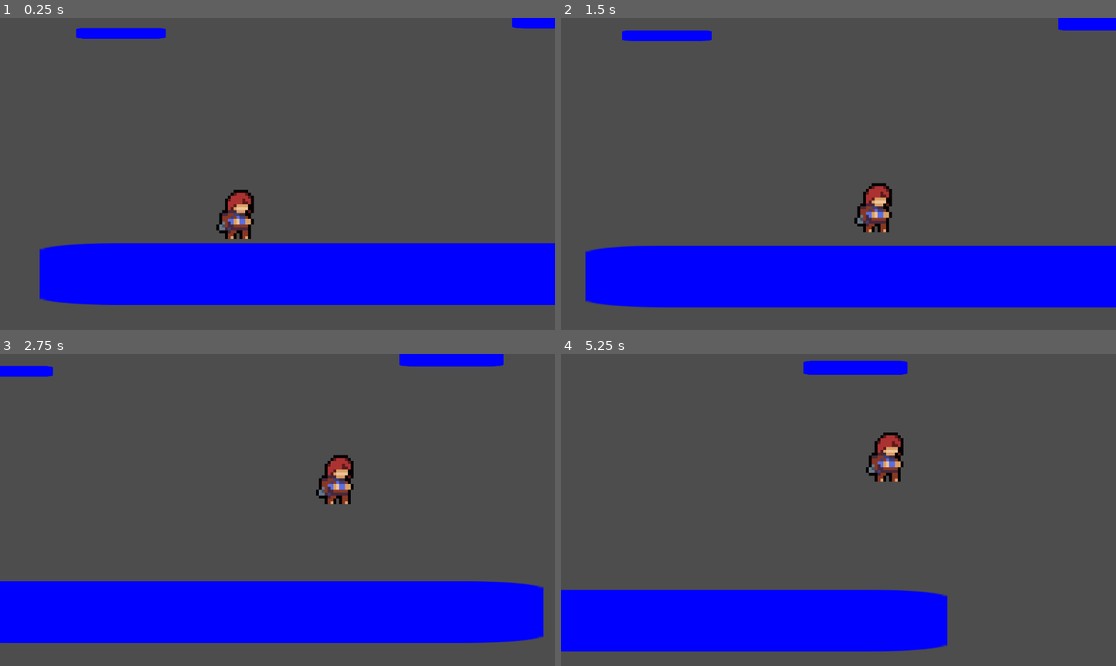
Above: before the commit, frames 1-4 (two rows, left to right).
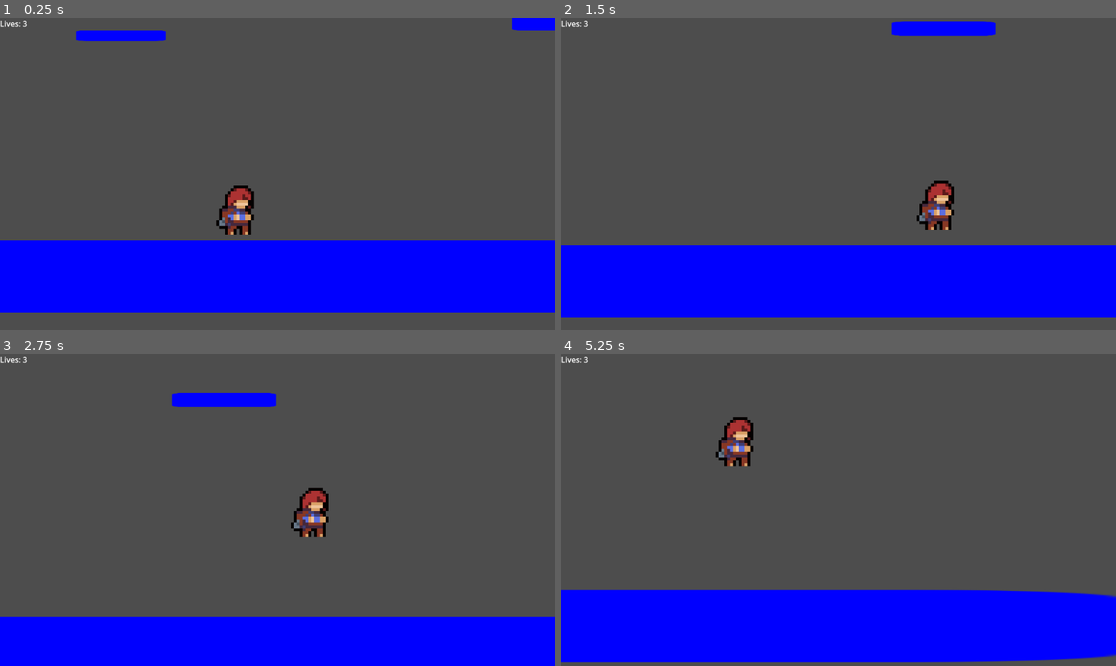
Above: after the commit, the same moments.

Repository: DonThaKidd/Celeste-Clone
Game: Godot game, scene res://main.tscn
Same seed, same stepped clock (60 frames per second), same inputs: the game is played once before the commit and once after it. The engine's default icon, where the game draws it, is replaced by a stand-in: a white triangle on a blue panel in a dark square.
Inputs (mouse positions are in pixels of both pictures, inside the frame that each line leads up to):
- Up to frame 1 (0.25 s): no input
- Up to frame 2 (1.5 s): move the mouse to (960, 158) at 0.52 s; hold Shift (dash) 0.53-1.28 s; hold D (right) from 0.53 s (still down); tap Space (jump) at 0.77, 0.8, 1.07, 1.35 s; move the mouse to (727, 189) at 1.27 s
- Up to frame 3 (2.75 s): tap Space (jump) at 1.52, 1.82 s; tap Shift (dash) at 1.55 s; move the mouse to (333, 441) at 2.02 s; release D (right) at 2.03 s; hold A (left) from 2.03 s (still down); hold Space (jump) from 2.03 s (still down); click (333, 441) at 2.1 s
- Up to frame 4 (5.25 s): move the mouse to (810, 572) at 2.77 s; release A (left) at 2.78 s; release Space (jump) at 2.78 s; hold D (right) 2.78-4.28 s; tap Shift (dash) at 2.85, 4.55 s; tap Space (jump) at 3.02, 3.32, 3.77, 3.8, 4.07, 4.35, 4.52, 4.82 s; move the mouse to (1005, 556) at 3.52 s; hold Shift (dash) 3.53-4.28 s; move the mouse to (672, 463) at 4.27 s; hold A (left) 4.28-5.03 s; move the mouse to (866, 510) at 5.02 s; hold D (right) from 5.03 s (still down); hold Space (jump) from 5.03 s (still down); click (866, 510) at 5.1 s

The runs differ from the first frame. In frame 1, 6.2% of the frame differs, in the area x 0-100%, y 0-95%; in frame 2, 8.1%; in frame 3, 23%, in the area x 0-100%, y 0-100%; in frame 4, 12%.

Commit message:
reimplemented dash
Added dashing back into the project after it had a bug previously.

- attempted to make a lives system, did not work well.
- attempted to fix the dashing infinitely bug.

Diff:
--- /dev/null
+++ b/canvas_layer.tscn
@@ -0,0 +1,18 @@
+[gd_scene format=3 uid="uid://csatwjqjx5te1"]
+
+[node name="CanvasLayer" type="CanvasLayer"]
+layer = 2
+
+[node name="Control" type="Control" parent="."]
+layout_mode = 3
+anchors_preset = 15
+anchor_right = 1.0
+anchor_bottom = 1.0
+grow_horizontal = 2
+grow_vertical = 2
+
+[node name="Label" type="Label" parent="Control"]
+layout_mode = 0
+offset_right = 40.0
+offset_bottom = 23.0
+text = "Lives: 3"
--- a/main.tscn
+++ b/main.tscn
@@ -1,16 +1,21 @@
-[gd_scene load_steps=4 format=3 uid="uid://kjwv0djj2s2d"]
+[gd_scene load_steps=5 format=3 uid="uid://kjwv0djj2s2d"]
 
 [ext_resource type="PackedScene" uid="uid://dashfxgddwaoh" path="res://player/player.tscn" id="1_vfcjs"]
 [ext_resource type="Texture2D" uid="uid://di40tw2wtc8xv" path="res://icon.svg" id="2_6h7wa"]
+[ext_resource type="PackedScene" uid="uid://csatwjqjx5te1" path="res://canvas_layer.tscn" id="3_rvqno"]
 
 [sub_resource type="RectangleShape2D" id="RectangleShape2D_o2btt"]
 size = Vector2(128, 128.5)
 
 [node name="main" type="Node2D"]
 
+[node name="GUI" type="Node2D" parent="."]
+
+[node name="CanvasLayer" parent="GUI" instance=ExtResource("3_rvqno")]
+
 [node name="platform" type="StaticBody2D" parent="."]
 position = Vector2(550, 759)
-scale = Vector2(10, 1)
+scale = Vector2(27.1728, 1.172)
 collision_layer = 16
 
 [node name="Sprite2D" type="Sprite2D" parent="platform"]
--- a/player/player.tscn
+++ b/player/player.tscn
@@ -9,7 +9,7 @@
 height = 102.0
 
 [node name="Player" type="CharacterBody2D"]
-collision_mask = 16
+collision_mask = 18
 script = ExtResource("1_ey7ph")
 
 [node name="Sprite2D" type="Sprite2D" parent="."]
@@ -39,3 +39,15 @@
 
 [node name="Line2D" type="Line2D" parent="GrappleController"]
 points = PackedVector2Array(0, 0, 0, 0)
+
+[node name="Dash" type="Node2D" parent="."]
+
+[node name="dash_timer" type="Timer" parent="Dash"]
+wait_time = 0.25
+
+[node name="dash_cooldown" type="Timer" parent="Dash"]
+wait_time = 1.5
+
+[connection signal="timeout" from="Dash/dash_timer" to="." method="_on_dash_timer_timeout"]
+[connection signal="timeout" from="Dash/dash_cooldown" to="." method="_on_dash_cooldown_timeout"]
+[connection signal="timeout" from="Dash/dash_cooldown" to="." method="_on_dash_timer_timeout"]
--- a/player/scripts/player_rework.gd
+++ b/player/scripts/player_rework.gd
@@ -1,9 +1,13 @@
 extends CharacterBody2D
 
 ## Movement settings
-const speed = 300.0            # Maximum speed
-const acceleration = 700    # Acceleration rate
-const deceleration = 800     # Deceleration rate
+@export var speed = 300.0            # Maximum speed
+@export var acceleration = 1100    # Acceleration rate
+@export var deceleration = 1200     # Deceleration rate
+
+const DASH_SPEED = 900.0
+var dashing = false
+var can_dash = true
 
 @onready var gc := $GrappleController
 
@@ -11,9 +15,9 @@
 var gravity = ProjectSettings.get_setting("physics/2d/default_gravity")
 
 ## jump time graph
-var jump_height : float = 200
-var jump_time_to_peak : float = 0.4
-var jump_time_to_descent : float = 0.2
+@export var jump_height : float = 200
+@export var jump_time_to_peak : float = 0.4
+@export var jump_time_to_descent : float = 0.2
 
 ## math found on GDC.
 var jump_vel : float = ((2.0 * jump_height) / jump_time_to_peak) * -1.0
@@ -23,6 +27,7 @@
 func _physics_process(delta):
 	velocity.y += get_grav() * delta
 
+
 	var input_direction = Vector2.ZERO
 
 
@@ -31,13 +36,32 @@
 		input_direction.x += 1
 	if Input.is_action_pressed("left"):
 		input_direction.x -= 1
+	if Input.is_action_pressed("down"):
+		input_direction.y += 1
+	if Input.is_action_pressed("up"):
+		input_direction.y -= 1
 
 
-	input_direction = input_direction.normalized()  # Normalize diagonal movement
+	input_direction = round(input_direction)  # Normalize diagonal movement
+	print(input_direction)
+
+	if Input.is_action_just_pressed("dash") and can_dash:
+		dashing = true
+		can_dash = false
+		$Dash/dash_timer.start()
+		$Dash/dash_cooldown.start()
 
 	if input_direction != Vector2.ZERO:
-		## Accelerate towards the desired direction
-		velocity = velocity.move_toward(input_direction * speed,acceleration * delta)
+		if dashing:
+			if input_direction.x != 0:
+				velocity.x = input_direction.x * DASH_SPEED
+			elif input_direction.y != 0:
+				velocity.y = input_direction.y * DASH_SPEED
+			elif input_direction.x == 1 and input_direction.y == 1:
+				velocity.y = input_direction.y * DASH_SPEED
+				velocity.x = input_direction.x * DASH_SPEED
+		else:                           ## Accelerate towards the desired direction
+			velocity = velocity.move_toward(input_direction * speed, acceleration * delta)
 
 	else:
 		## Decelerate to stop
@@ -59,3 +83,10 @@
 ## jumping function
 func jump() -> void:
 	velocity.y = jump_vel
+
+
+func _on_dash_timer_timeout() -> void:
+	dashing = false
+
+func _on_dash_cooldown_timeout() -> void:
+	can_dash = true
--- a/project.godot
+++ b/project.godot
@@ -48,11 +48,13 @@
 up={
 "deadzone": 0.5,
 "events": [Object(InputEventKey,"resource_local_to_scene":false,"resource_name":"","device":-1,"window_id":0,"alt_press …(192 unchanged characters)…
+, Object(InputEventJoypadMotion,"resource_local_to_scene":false,"resource_name":"","device":-1,"axis":1,"axis_value":-1.0,"script":null)
 ]
 }
 down={
 "deadzone": 0.5,
 "events": [Object(InputEventKey,"resource_local_to_scene":false,"resource_name":"","device":-1,"window_id":0,"alt_press …(192 unchanged characters)…
+, Object(InputEventJoypadMotion,"resource_local_to_scene":false,"resource_name":"","device":-1,"axis":1,"axis_value":1.0,"script":null)
 ]
 }
 Grapple={
@@ -64,6 +66,7 @@
 [layer_names]
 
 2d_physics/layer_1="player"
+2d_physics/layer_2="enemy"
 2d_physics/layer_5="walls"
 
 [physics]
